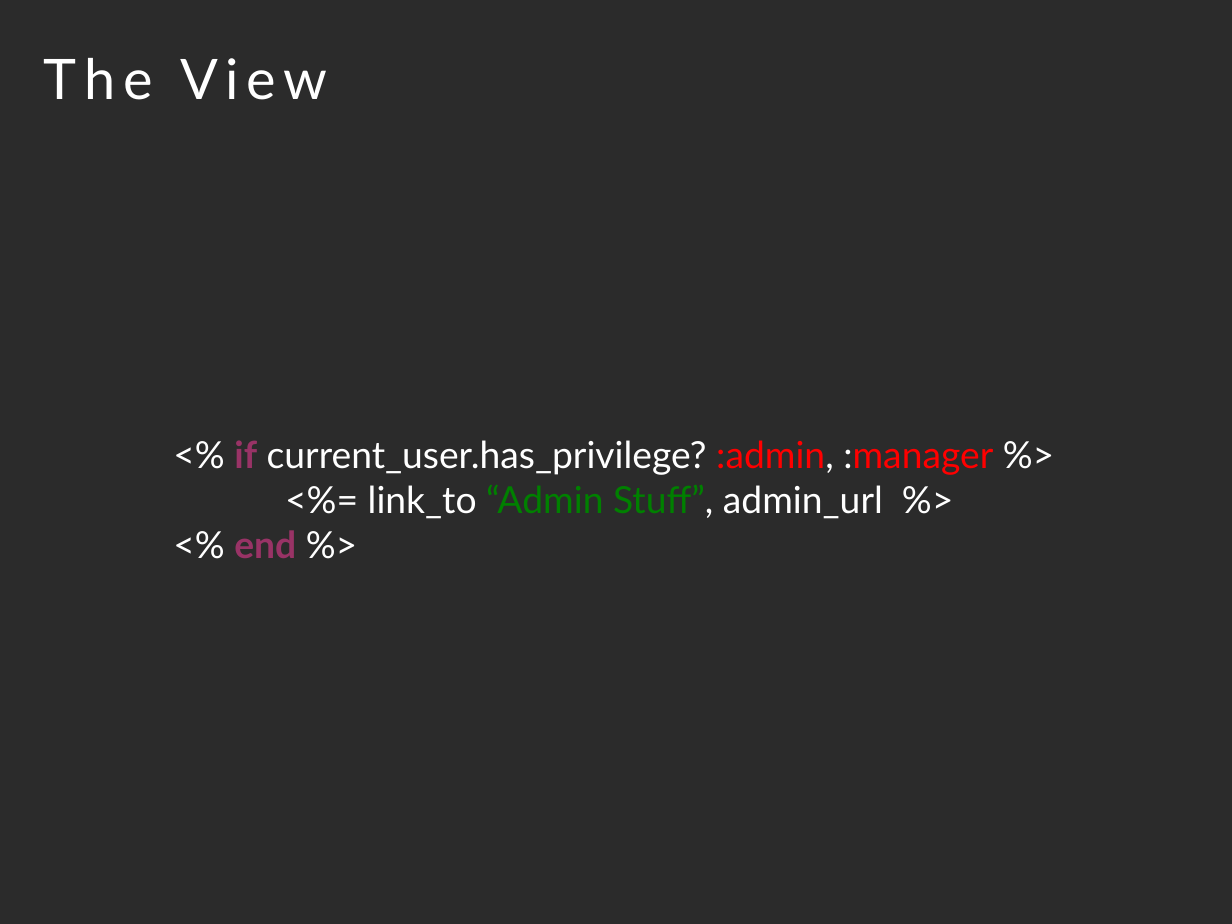
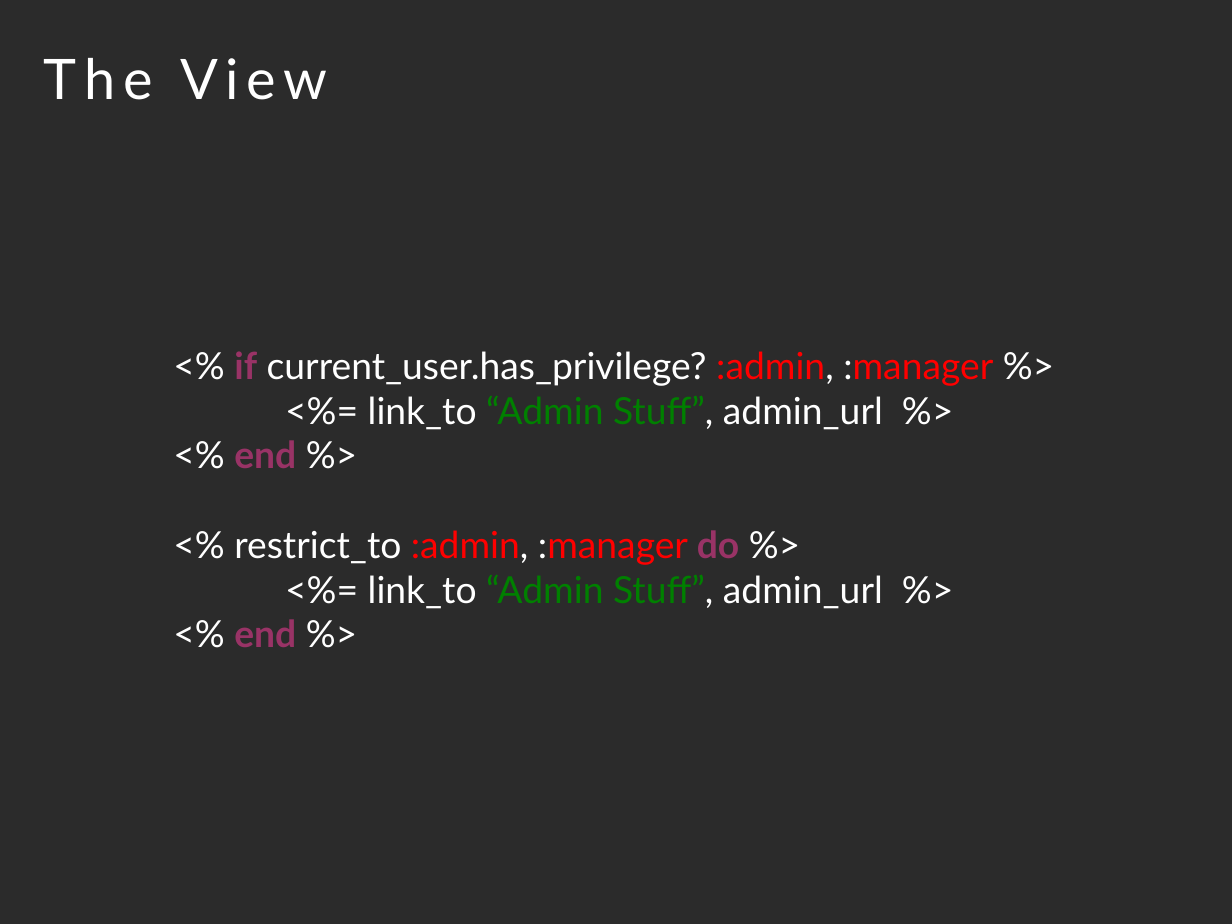
Before and after one commit to mvanholstyn/mhs_authentication_system, a slide deck: slide 8 of lwt_authentication_system.odp. Drawn at 1232x924 pixels with LibreOffice and Linux fonts; fonts in the diff are those of the drawing; background and template pictures are left out; a plain dark background stands for a picture behind light text. Boxes give left, top, right and bottom in pixels: in the first picture for what was removed or moved away, otherwise in the second. Text is boxed around its words. In the diff, an @@ line names an element or a change of style, - is before the commit and + after.

```diff
--- a/lwt_authentication_system.odp
+++ b/lwt_authentication_system.odp
@@ subtitle at (234,530,883,647): paragraphs added @@
+<% restrict_to :admin, :manager do %>
+<%= link_to “Admin Stuff”, admin_url %>
+<% end %>
```
Also in this commit, not shown: 4 other slides changed.
